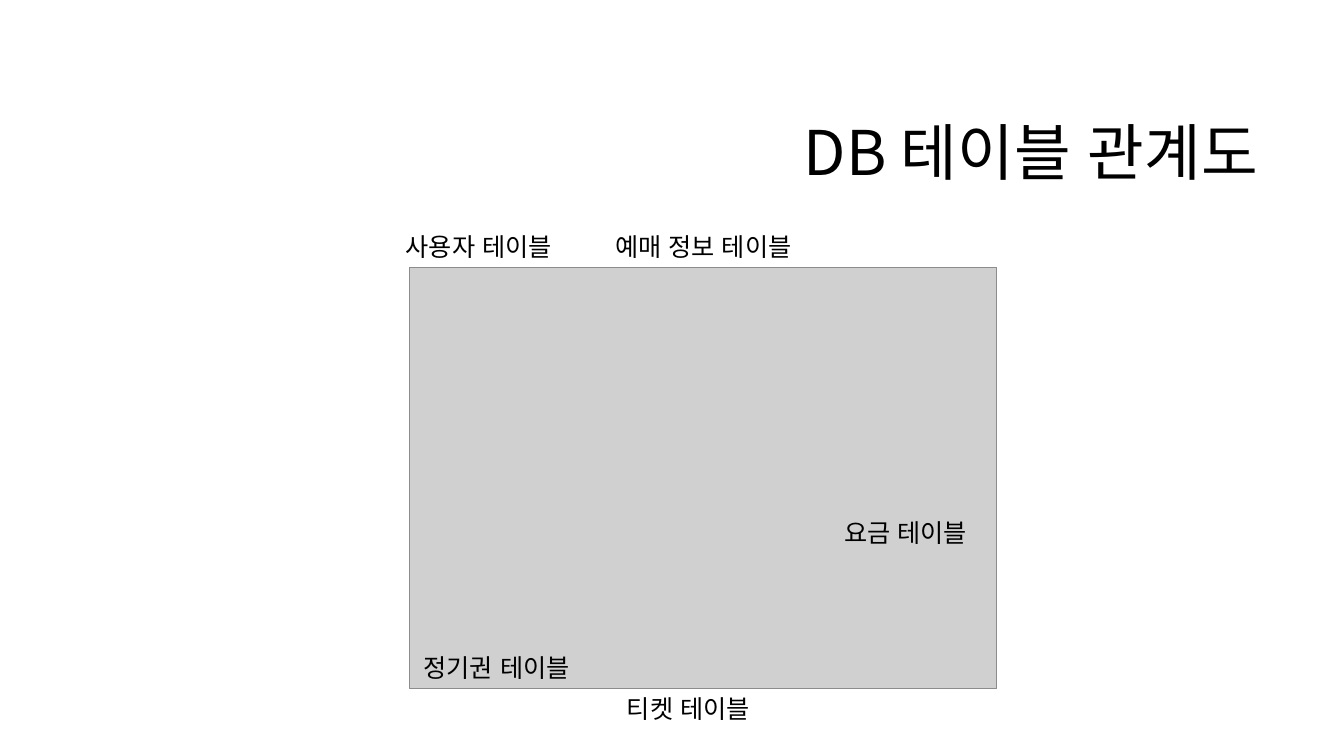
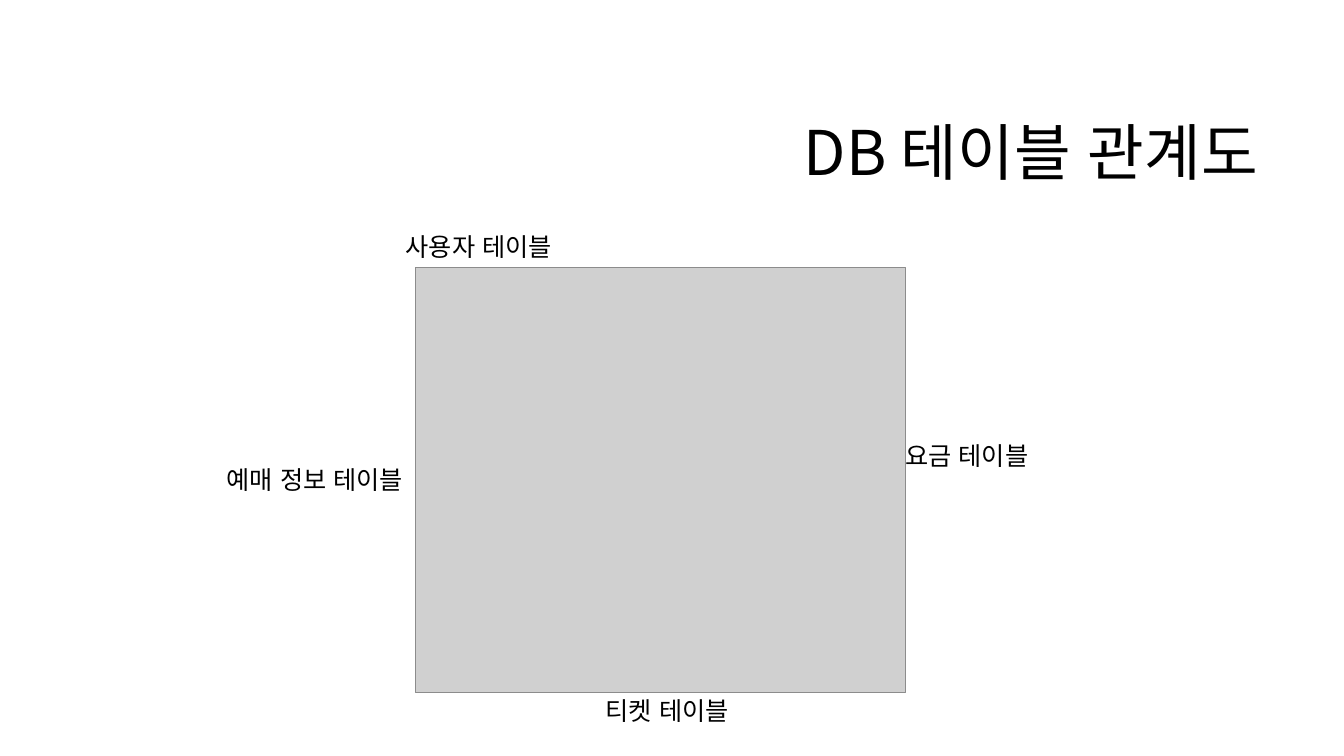
Before and after one commit to eeeeyeot/JAVATrainTicketing, a slide deck: slide 17 of 작업한 내용/기차 예매 프로그램(기획).pptx. Drawn at 1344x756 pixels with LibreOffice and Linux fonts; fonts in the diff are those of the drawing; grey boxes stand for pictures; background and template pictures are left out. Boxes give left, top, right and bottom in pixels: in the first picture for what was removed or moved away, otherwise in the second. Text is boxed around its words. In the diff, an @@ line names an element or a change of style, - is before the commit and + after.

```diff
--- a/작업한 내용/기차 예매 프로그램(기획).pptx
+++ b/작업한 내용/기차 예매 프로그램(기획).pptx
@@ picture: place and size @@
-picture at [410,267,997,689]
+picture at [415,267,905,693]
@@ text "요금 테이블" rewrapped from [844,521,968,544] to [905,439,1029,471] @@
@@ text "예매 정보 테이블": place and size @@
-text "예매 정보 테이블" at [615,235,792,258]
+text "예매 정보 테이블" at [227,468,403,491]
@@ text removed at [424,656,570,679] @@
-정기권 테이블
@@ text "티켓 테이블": place and size @@
-text "티켓 테이블" at [627,697,750,720]
+text "티켓 테이블" at [606,699,729,722]
```
Also in this commit, not shown: 1 other slide changed, 12 other files.
